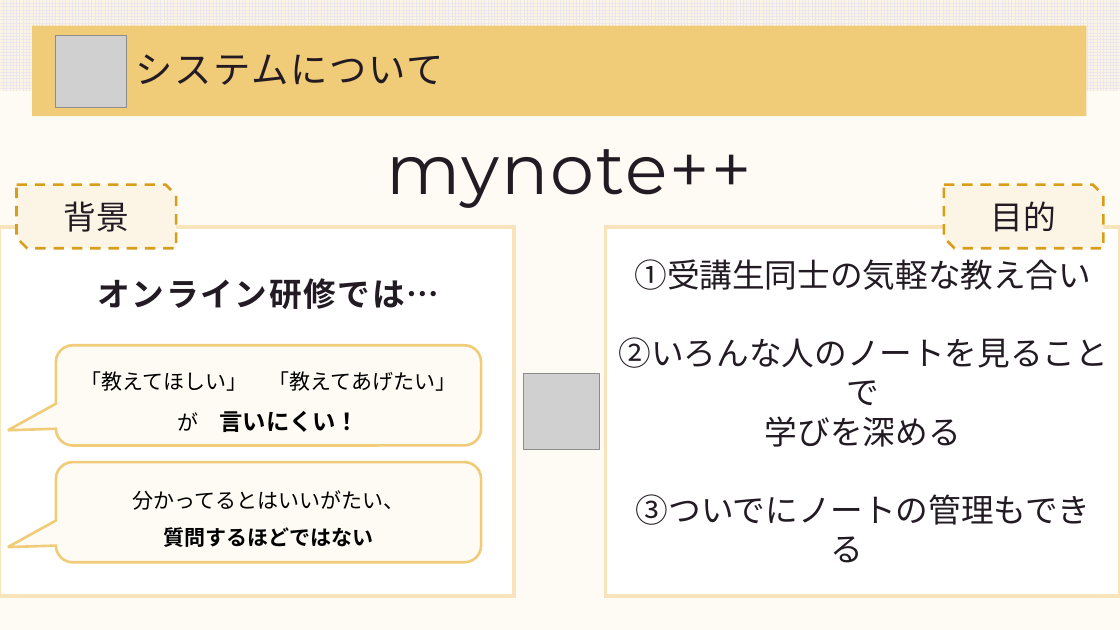
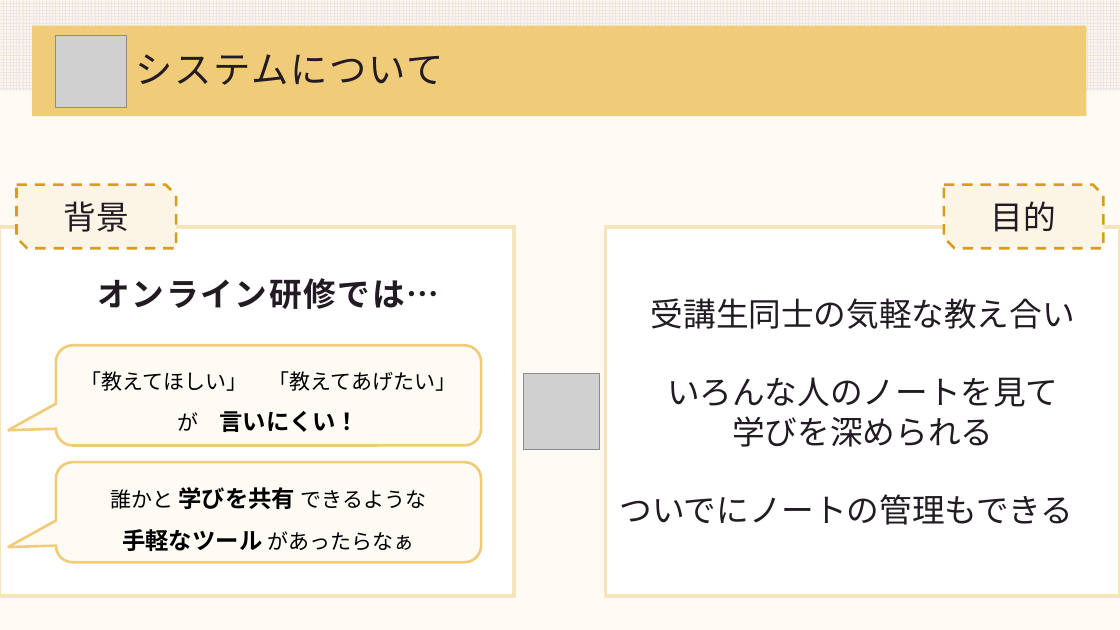
Before and after one commit to DOJO-2021/A-4, a slide deck: slide 9 of documents/worldMap発表資料.pptx. Drawn at 1120x630 pixels with LibreOffice and Linux fonts; fonts in the diff are those of the drawing; grey boxes stand for pictures. Boxes give left, top, right and bottom in pixels: in the first picture for what was removed or moved away, otherwise in the second. Text is boxed around its words. In the diff, an @@ line names an element or a change of style, - is before the commit and + after.

```diff
--- a/documents/worldMap発表資料.pptx
+++ b/documents/worldMap発表資料.pptx
@@ text removed at (x1=387, y1=149, x2=752, y2=208) @@
-mynote++
@@ text in rectangle at (x1=620, y1=298, x2=1075, y2=525): text changed @@
-①受講生同士の気軽な教え合い
-②いろんな人のノートを見ることで
-学びを深める
-③ついでにノートの管理もできる
+受講生同士の気軽な教え合い
+いろんな人のノートを見て
+学びを深められる
+ついでにノートの管理もできる
@@ text in rounded speech box at (x1=111, y1=487, x2=427, y2=551): text changed @@
-分かってるとはいいがたい、
-質問するほどではない
+誰かと 学びを共有 できるような
+手軽なツール があったらなぁ
```
Also in this commit, not shown: 5 other slides changed, 3 slides added, 1 slide removed.
